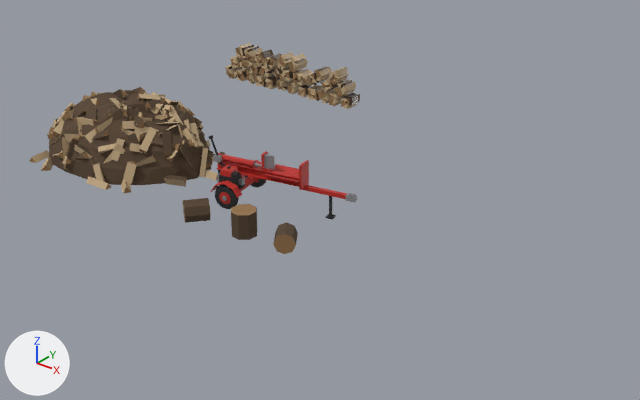
Renders of the glTF model assets/models/splitting-yard.glb from each side of a commit.
Camera for both pictures: a 50 mm camera at (8.36, -11.58, 6.51) aimed at (-0.36, -0.67, -0.25). The axes (+X, +Y, +Z) are drawn at lower left. The lights are the same throughout. The first picture is the older version. Vertices at exactly the same position are counted once.

The scene before the commit, as lines of its bpy script (objects in view):
```python
me_splittingyard = bpy.data.meshes.new('SplittingYard')
me_splittingyard.from_pydata(...)  # 3203 vertices, 4412 faces; spans x -6.04..0.94, y -3.28..3.15, z -0.06..1.22
# faces by material slot: [364, 148, 332, 980, 1592, 598, 398]
me_splittingyard.materials.append(mat_splitterred)  # red #bc2c24
me_splittingyard.materials.append(mat_splittersteel)  # grey #89898b
me_splittingyard.materials.append(mat_splitterblack)  # black #242427
me_splittingyard.materials.append(mat_woodbark)  # brown #554230
me_splittingyard.materials.append(mat_woodsplit)  # beige #bfa681
me_splittingyard.materials.append(mat_woodend)  # brown #93714b
me_splittingyard.materials.append(mat_bundlewrap)  # white #ededf0
ob_splittingyard = bpy.data.objects.new('SplittingYard', me_splittingyard)
ob_splittingyard.location = (0.0, 0.0, 0.0)
```
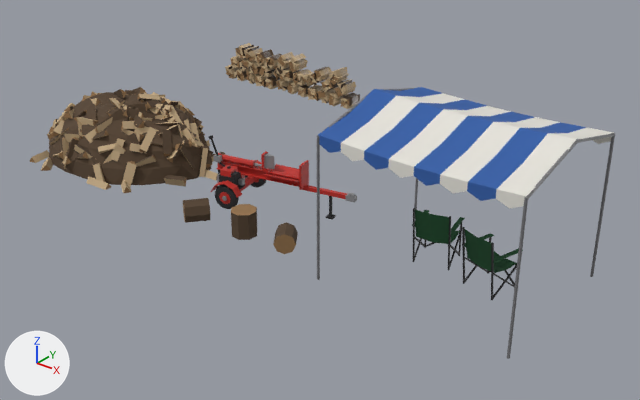
Changed parts and their boxes [x1, y1, x2, y2] in the pictures (640 x 400 px):
'SplittingYard', reshaped (77% wider, 50% taller): before [30, 43, 360, 254]; after [30, 43, 615, 359]
part 1 of me_splittingyard, added: after [317, 135, 320, 280]
part 2 of me_splittingyard, added: after [414, 178, 418, 210]
part 3 of me_splittingyard, added: after [507, 196, 528, 359]
part 4 of me_splittingyard, added: after [590, 133, 615, 277]
part 5 of me_splittingyard, added: after [458, 223, 462, 256]
part 6 of me_splittingyard, added: after [318, 87, 614, 300]

What changed in the scene script:
```text
Add mat_awningwhite:
    mat_awningwhite = principled_material('AwningWhite')
    mat_awningwhite.base_color = (0.78, 0.76, 0.7)  # white #e5e2da
    mat_awningwhite.roughness = 0.9
Add mat_awningframe:
    mat_awningframe = principled_material('AwningFrame')
    mat_awningframe.base_color = (0.18, 0.18, 0.19)  # grey #767679
    mat_awningframe.roughness = 0.45
Add mat_chairfabric:
    mat_chairfabric = principled_material('ChairFabric')
    mat_chairfabric.base_color = (0.02, 0.11, 0.04)  # dark green #275d38
    mat_chairfabric.roughness = 0.9
Add mat_awningstripe:
    mat_awningstripe = principled_material('AwningStripe')
    mat_awningstripe.base_color = (0.03, 0.11, 0.38)  # blue #305da6
    mat_awningstripe.roughness = 0.9
Add mat_chairframe:
    mat_chairframe = principled_material('ChairFrame')
    mat_chairframe.base_color = (0.025, 0.025, 0.028)  # black #2c2c2f
Change me_splittingyard:
    used by ob_splittingyard; location = (0.0, 0.0, 0.0)
    remove me_splittingyard.from_pydata(...)  # 3203 vertices, 4412 faces; spans x -6.04..0.94, y -3.28..3.15, z -0.06..1.22
    add me_splittingyard.from_pydata(...)  # 3586 vertices, 4972 faces; spans x -6.04..4.57, y -3.28..3.15, z -0.06..2.5
    me_splittingyard part 1: a new loose piece, a 6-sided cylinder along z spanning x 1.528..1.572, y -3.119..-3.081, z 0.0..2.19, in mat_awningframe (grey #767679)
    me_splittingyard part 2: a new loose piece, a 6-sided cylinder along z spanning x 1.528..1.572, y -0.619..-0.581, z 0.0..2.19, in mat_awningframe (grey #767679)
    me_splittingyard part 3: a new loose piece, a 6-sided cylinder along z spanning x 4.528..4.572, y -3.119..-3.081, z 0.0..2.19, in mat_awningframe (grey #767679)
    me_splittingyard part 4: a new loose piece, a 6-sided cylinder along z spanning x 4.528..4.572, y -0.619..-0.581, z 0.0..2.19, in mat_awningframe (grey #767679)
    me_splittingyard part 5: the loose piece of 8 vertices spanning x 0.47..0.52, y -1.49..-1.44, z 0.03..0.4 is copied, and the copy is scaled about its middle by (0.55, 0.55, 1.68), then moved by (2.27, 0.2, 0.1), in mat_chairframe (black #2c2c2f); it spans x 2.75..2.78, y -1.29..-1.25, z 0.0..0.62
    me_splittingyard part 6: 319 vertices added at x 1.53..4.57, y -3.1..-0.6, z 0.0..2.5
    other edits to the shape of me_splittingyard do not show in these pictures
    add me_splittingyard.materials.append(mat_awningstripe)  # blue #305da6
    add me_splittingyard.materials.append(mat_awningwhite)  # white #e5e2da
    add me_splittingyard.materials.append(mat_awningframe)  # grey #767679
    add me_splittingyard.materials.append(mat_chairframe)  # black #2c2c2f
    add me_splittingyard.materials.append(mat_chairfabric)  # dark green #275d38
```
